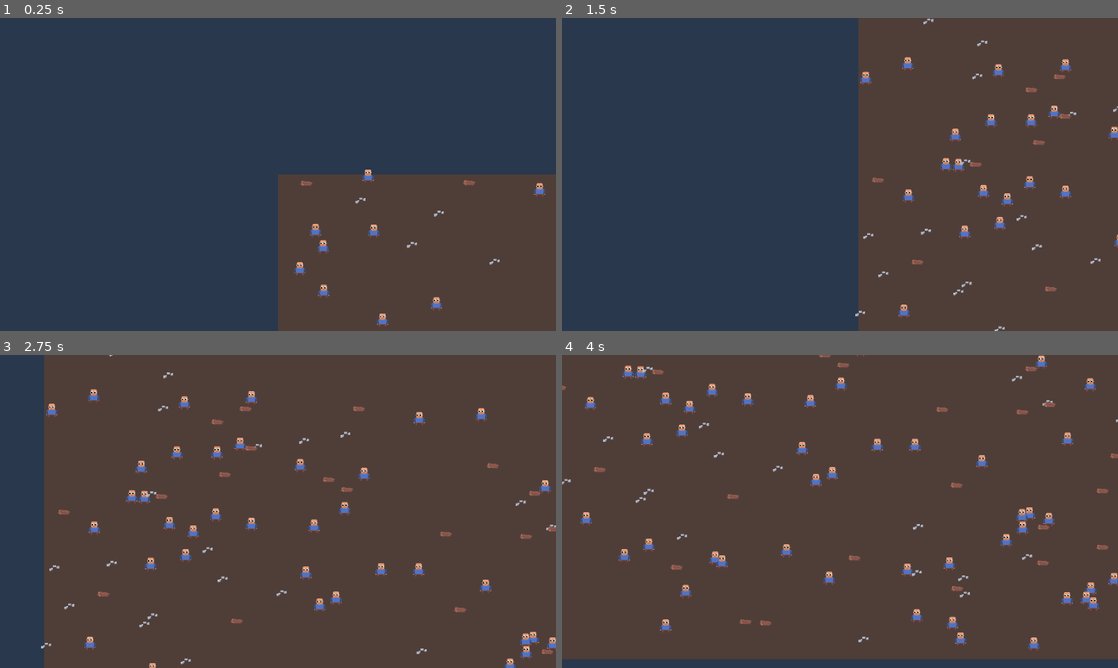
Above: before the commit, frames 1-4 (two rows, left to right).
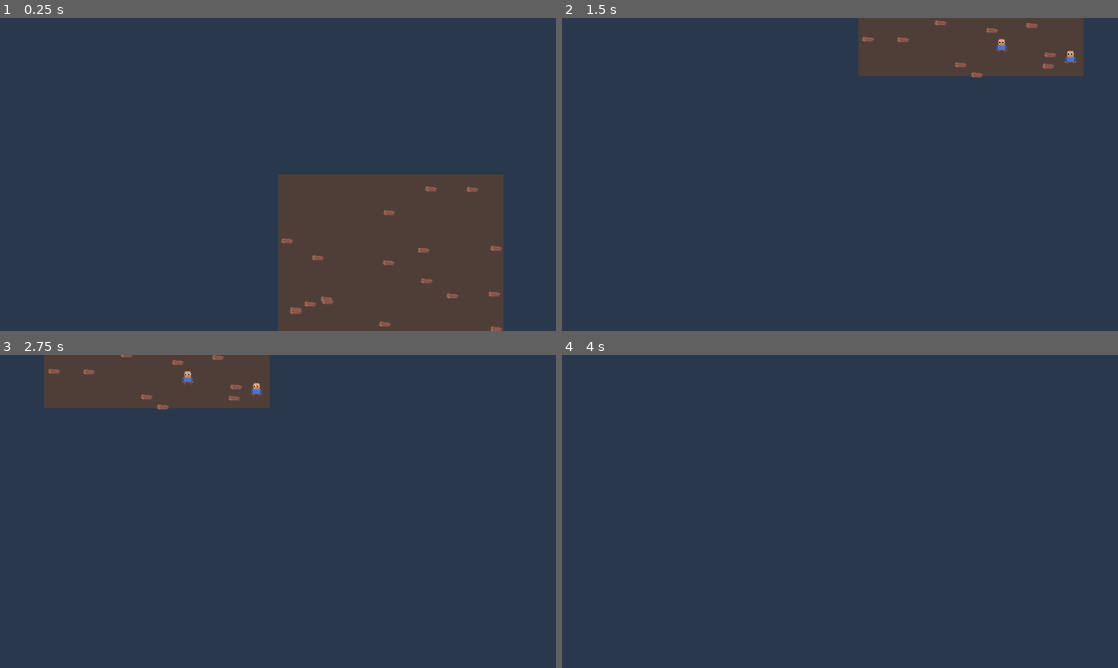
Above: after the commit, the same moments.

Repository: speakk/gnome_village
Game: Godot game, scene res://main.tscn
The game is run twice, just before and just after one commit, with the same random seed, the same clock (stepped at 60 frames per second) and the same inputs.
Inputs (mouse positions are in pixels of both pictures, inside the frame that each line leads up to):
- Up to frame 1 (0.25 s): no input
- Up to frame 2 (1.5 s): tap Enter at 0.5 s; move the mouse to (962, 158) at 0.52 s; hold S (pan_camera_down) 0.53-1.28 s; move the mouse to (728, 190) at 1.27 s; tap A (pan_camera_left) at 1.35 s
- Up to frame 3 (2.75 s): move the mouse to (333, 442) at 2.02 s; hold D (pan_camera_right) from 2.03 s (still down)
- Up to frame 4 (4 s): move the mouse to (812, 574) at 2.77 s; release D (pan_camera_right) at 2.78 s; tap W (pan_camera_up) at 2.85 s; move the mouse to (1006, 558) at 3.52 s; hold S (pan_camera_down) from 3.53 s (still down)

The runs differ from the first frame. In frame 1, 5.7% of the frame differs, in the area x 50-100%, y 48-100%; in frame 2, 40%; in frame 3, 86%; in frame 4, 97%, in the area x 0-100%, y 0-98%.

Commit message:
Initial autotiling for walls

Diff:
--- a/MainMap.gd
+++ b/MainMap.gd
@@ -4,13 +4,13 @@
 
 @onready var BLUEPRINT := preload("res://blueprint/Blueprint.tscn")
 
-const MAP_SIZE_X: int = 60
-const MAP_SIZE_Y: int = 40
+const MAP_SIZE_X: int = 15
+const MAP_SIZE_Y: int = 15
 const CELL_SIZE := Vector2i(24, 24)
 
 
 enum Layers {
-	Ground, Building, Materials
+	Ground, Building, Materials, Blueprint
 }
 #
 #const Layers.Ground = 0
@@ -26,26 +26,32 @@
 	add_layer(Layers.Ground)
 	add_layer(Layers.Building)
 	add_layer(Layers.Materials)
+	add_layer(Layers.Blueprint)
+
 
 	for x in MAP_SIZE_X:
 		for y in MAP_SIZE_Y:
 			set_cell(Layers.Ground, Vector2i(x, y), tile_set.get_source_id(0), Vector2i(0, 0))
 
 	# TODO: Instead of this, keep a proper x-y map of entities so you don't have to rely on tile_data
-	set_layer_modulate(Layers.Building, Color.TRANSPARENT)
+	#set_layer_modulate(Layers.Building, Color.TRANSPARENT)
 	set_layer_modulate(Layers.Ground, Color(0.7, 0.7, 0.7))
+	set_layer_modulate(Layers.Blueprint, Color(0.5, 0.5, 1.0, 0.5))
+
+	Events.blueprint_finished.connect(_blueprint_finished)
 
 	Events.map_ready.emit(self)
 
 func _process(delta: float) -> void:
 	if Input.is_action_pressed("map_interact_a"):
 		var tile_position: Vector2i = local_to_map(get_local_mouse_position())
-		var tile_data: TileData = get_cell_tile_data(Layers.Building, tile_position)
+		var source_id := get_cell_source_id(Layers.Building, tile_position)
+		var source_id2 := get_cell_source_id(Layers.Blueprint, tile_position)
 
 	# 	TODO: Instead of this, keep a proper x-y map of entities so you don't have to rely on tile_data
-		if not tile_data:
-			set_cell(Layers.Building, tile_position, tile_set.get_source_id(0), Vector2i(1, 0))
-
+		if source_id < 0 and source_id2 < 0:
+			#set_cell(Layers.Blueprint, tile_position, tile_set.get_source_id(1), Vector2i(1, 0))
+			set_cells_terrain_connect(Layers.Blueprint, [tile_position], 0, 0)
 
 			#var blueprint := Blueprint.new().initialize(BuildingTypes.BuildingType.Wall)
 			var blueprint := (BLUEPRINT.instantiate() as Blueprint).initialize(BuildingTypes.BuildingType.Wall)
@@ -54,3 +60,10 @@
 			get_tree().root.get_node("Main").add_child(blueprint)
 
 			Events.blueprint_placed.emit(tile_position, blueprint)
+
+func _blueprint_finished(blueprint: Blueprint) -> void:
+	var tile_position := local_to_map(blueprint.global_position)
+	#set_cells_terrain_connect(Layers.Blueprint, [tile_position], 0, 0)
+	set_cell(Layers.Blueprint, tile_position, tile_set.get_source_id(1), Vector2i(-1, -1))
+	set_cells_terrain_connect(Layers.Building, [tile_position], 0, 0)
+	#set_cell(Layers.Blueprint, tile_position, tile_set.get_source_id(1), Vector2i(1, 0))
--- a/PathFinder.gd
+++ b/PathFinder.gd
@@ -21,11 +21,43 @@
 func get_point_path(from: Vector2i, to: Vector2i) -> PackedVector2Array:
 	return astar_grid.get_point_path(from, to)
 
+func is_position_solid(coordinates: Vector2i) -> bool:
+	return astar_grid.is_point_solid(coordinates)
+
+var all_directions: Array[Vector2i] = [
+	Vector2i(-1, -1),
+	Vector2i(0, -1),
+	Vector2i(1, -1),
+	Vector2i(1, 0),
+	Vector2i(1, 1),
+	Vector2i(0, 1),
+	Vector2i(-1, 1),
+	Vector2i(-1, 0),
+]
+
+func get_surrounding_coordinates(center_coordinate: Vector2i) -> Array[Vector2i]:
+	var surrounding: Array[Vector2i] = []
+	for direction in all_directions:
+		var coordinate := center_coordinate + direction
+		surrounding.push_back(coordinate)
+
+	return surrounding
+
+# TODO: This only checks immediate surrounding tiles, no further
+func get_closest_free_point(coordinate: Vector2i) -> Variant:
+	var surrounding_coordinates := get_surrounding_coordinates(coordinate)
+	surrounding_coordinates.shuffle()
+	for surrounding_coordinate in surrounding_coordinates:
+		if not is_position_solid(surrounding_coordinate):
+			return surrounding_coordinate
+
+	return null
+
 func get_id_path(from: Vector2i, to: Vector2i) -> PackedVector2Array:
 	print("Getting id path")
 	var found_path := astar_grid.get_id_path(from, to)
-	if found_path:
-		found_path.pop_back()
+	#if found_path:
+	#	found_path.pop_back()
 
 	return found_path
 	#return astar_grid.get_id_path(from, to)
--- a/blueprint/Blueprint.tscn
+++ b/blueprint/Blueprint.tscn
@@ -14,6 +14,7 @@
 script = ExtResource("1_rypgn")
 
 [node name="Sprite2D" type="Sprite2D" parent="."]
+visible = false
 texture = ExtResource("2_2rs4v")
 hframes = 4
 frame = 1
--- a/main.gd
+++ b/main.gd
@@ -8,15 +8,15 @@
 	var map_size_real_x := MainMap.MAP_SIZE_X * 24 / test_divider
 	var map_size_real_y := MainMap.MAP_SIZE_Y * 24 / test_divider
 
-	for i in 100:
+	for i in 2:
 		var settler := SETTLER.instantiate()
 		settler.global_position = Vector2(randf_range(0, map_size_real_x), randf_range(0, map_size_real_y))
 		add_child(settler)
 
-	var material_types: Array[CraftingMaterials.CraftingMaterialId] = [CraftingMaterials.CraftingMaterialId.Wood, CraftingMaterials.CraftingMaterialId.Stone]
-	#var material_types: Array[CraftingMaterials.CraftingMaterialId] = [CraftingMaterials.CraftingMaterialId.Wood]
+	#var material_types: Array[CraftingMaterials.CraftingMaterialId] = [CraftingMaterials.CraftingMaterialId.Wood, CraftingMaterials.CraftingMaterialId.Stone]
+	var material_types: Array[CraftingMaterials.CraftingMaterialId] = [CraftingMaterials.CraftingMaterialId.Wood]
 
-	for i in 100:
+	for i in 30:
 		var material_on_ground := (MATERIAL_ON_GROUND.instantiate() as MaterialOnGround).initialize(material_types.pick_random())
 		material_on_ground.global_position = Vector2(randf_range(0, map_size_real_x), randf_range(0, map_size_real_y))
 		add_child(material_on_ground)
--- a/main_map.tscn
+++ b/main_map.tscn
@@ -1,6 +1,7 @@
-[gd_scene load_steps=5 format=3 uid="uid://b4nj0xntglt07"]
+[gd_scene load_steps=7 format=3 uid="uid://b4nj0xntglt07"]
 
 [ext_resource type="Texture2D" uid="uid://bntknuw5pjfhw" path="res://assets/tilesheet.png" id="1_fv3c2"]
+[ext_resource type="Texture2D" uid="uid://dtg4ryorbpwuw" path="res://assets/wall_autotiles.png" id="2_0nr5e"]
 [ext_resource type="Script" path="res://MainMap.gd" id="2_c6gph"]
 
 [sub_resource type="TileSetAtlasSource" id="TileSetAtlasSource_xylra"]
@@ -9,9 +10,99 @@
 0:0/0 = 0
 1:0/0 = 0
 
+[sub_resource type="TileSetAtlasSource" id="TileSetAtlasSource_6kq6j"]
+texture = ExtResource("2_0nr5e")
+texture_region_size = Vector2i(24, 24)
+0:0/0 = 0
+0:0/0/terrain_set = 0
+0:0/0/terrain = 0
+0:0/0/terrains_peering_bit/bottom_side = 0
+1:0/0 = 0
+1:0/0/terrain_set = 0
+1:0/0/terrain = 0
+1:0/0/terrains_peering_bit/right_side = 0
+1:0/0/terrains_peering_bit/bottom_side = 0
+2:0/0 = 0
+2:0/0/terrain_set = 0
+2:0/0/terrain = 0
+2:0/0/terrains_peering_bit/right_side = 0
+2:0/0/terrains_peering_bit/bottom_side = 0
+2:0/0/terrains_peering_bit/left_side = 0
+3:0/0 = 0
+3:0/0/terrain_set = 0
+3:0/0/terrain = 0
+3:0/0/terrains_peering_bit/bottom_side = 0
+3:0/0/terrains_peering_bit/left_side = 0
+0:1/0 = 0
+0:1/0/terrain_set = 0
+0:1/0/terrain = 0
+0:1/0/terrains_peering_bit/bottom_side = 0
+0:1/0/terrains_peering_bit/top_side = 0
+1:1/0 = 0
+1:1/0/terrain_set = 0
+1:1/0/terrain = 0
+1:1/0/terrains_peering_bit/right_side = 0
+1:1/0/terrains_peering_bit/bottom_side = 0
+1:1/0/terrains_peering_bit/top_side = 0
+2:1/0 = 0
+2:1/0/terrain_set = 0
+2:1/0/terrain = 0
+2:1/0/terrains_peering_bit/right_side = 0
+2:1/0/terrains_peering_bit/bottom_side = 0
+2:1/0/terrains_peering_bit/left_side = 0
+2:1/0/terrains_peering_bit/top_side = 0
+3:1/0 = 0
+3:1/0/terrain_set = 0
+3:1/0/terrain = 0
+3:1/0/terrains_peering_bit/bottom_side = 0
+3:1/0/terrains_peering_bit/left_side = 0
+3:1/0/terrains_peering_bit/top_side = 0
+0:2/0 = 0
+0:2/0/terrain_set = 0
+0:2/0/terrain = 0
+0:2/0/terrains_peering_bit/top_side = 0
+1:2/0 = 0
+1:2/0/terrain_set = 0
+1:2/0/terrain = 0
+1:2/0/terrains_peering_bit/right_side = 0
+1:2/0/terrains_peering_bit/top_side = 0
+2:2/0 = 0
+2:2/0/terrain_set = 0
+2:2/0/terrain = 0
+2:2/0/terrains_peering_bit/right_side = 0
+2:2/0/terrains_peering_bit/left_side = 0
+2:2/0/terrains_peering_bit/top_side = 0
+3:2/0 = 0
+3:2/0/terrain_set = 0
+3:2/0/terrain = 0
+3:2/0/terrains_peering_bit/left_side = 0
+3:2/0/terrains_peering_bit/top_side = 0
+0:3/0 = 0
+0:3/0/terrain_set = 0
+0:3/0/terrain = 0
+1:3/0 = 0
+1:3/0/terrain_set = 0
+1:3/0/terrain = 0
+1:3/0/terrains_peering_bit/right_side = 0
+2:3/0 = 0
+2:3/0/terrain_set = 0
+2:3/0/terrain = 0
+2:3/0/terrains_peering_bit/right_side = 0
+2:3/0/terrains_peering_bit/left_side = 0
+3:3/0 = 0
+3:3/0/terrain_set = 0
+3:3/0/terrain = 0
+3:3/0/terrains_peering_bit/left_side = 0
+10:3/0 = 0
+11:3/0 = 0
+
 [sub_resource type="TileSet" id="TileSet_17sb5"]
 tile_size = Vector2i(24, 24)
+terrain_set_0/mode = 0
+terrain_set_0/terrain_0/name = "Terrain 0"
+terrain_set_0/terrain_0/color = Color(0.5, 0.34375, 0.25, 1)
 sources/0 = SubResource("TileSetAtlasSource_xylra")
+sources/1 = SubResource("TileSetAtlasSource_6kq6j")
 
 [node name="MainMap" type="TileMap"]
 tile_set = SubResource("TileSet_17sb5")
--- a/settler/settler.gd
+++ b/settler/settler.gd
@@ -2,7 +2,7 @@
 
 class_name Settler
 
-const TARGET_DISTANCE_TRESHOLD := MainMap.CELL_SIZE.x * 1.2
+const TARGET_DISTANCE_TRESHOLD := MainMap.CELL_SIZE.x * 1.1
 
 var walk_speed := 100.0
 var build_speed := 0.3
@@ -16,6 +16,9 @@
 
 var path: Variant # PackedVector2Array | Null
 var current_path_index: int = 0
+
+var valid_position_timer := 0.0
+var valid_position_interval := 1.0
 
 # TODO: If we end up needing this elsewhere, stick it somewhere global
 # This is copied from Beehive which doesn't expose a name for the enum
@@ -86,6 +89,12 @@
 
 	move_and_slide(delta)
 
+	# TODO: Handle this betterer at some point
+	valid_position_timer += delta
+	if valid_position_timer >= valid_position_interval:
+		ensure_valid_position()
+		valid_position_timer = 0
+
 func get_current_task() -> Task:
 	return current_task
 
@@ -118,11 +127,18 @@
 		current_path_index = 0
 	target = _target
 
-func check_if_in_valid_position() -> void:
-	pass
+func ensure_valid_position() -> void:
+	if not is_in_valid_position():
+		var free_coordinate := PathFinder.get_closest_free_point(Globals.get_map().local_to_map(global_position)) as Vector2i
+		if free_coordinate:
+			var new_position := Globals.get_map().map_to_local(free_coordinate)
+			global_position = new_position
+
+func is_in_valid_position() -> bool:
+	return not PathFinder.is_position_solid(Globals.get_map().local_to_map(global_position))
 
 func set_build_target(_build_target: Variant) -> void:
 	build_target = _build_target
 
 func is_next_to_target(_target: Vector2) -> bool:
-	return global_position.distance_to(_target) <= TARGET_DISTANCE_TRESHOLD * 2
+	return global_position.distance_to(_target) <= TARGET_DISTANCE_TRESHOLD
--- a/task_handler/TaskHandler.gd
+++ b/task_handler/TaskHandler.gd
@@ -37,7 +37,8 @@
 			return a.global_position.distance_to(target) < b.global_position.distance_to(target)
 		)
 
-		return available.front()
+		if available.size() > 0:
+			return available.front()
 
 	else:
 		for settler in settlers:
--- a/tasks/actions/GetItemAmount.gd
+++ b/tasks/actions/GetItemAmount.gd
@@ -11,6 +11,9 @@
 		print("FAILED at GetItemAmount", target_item)
 		return FAILURE
 
+	if not actor.is_next_to_target(target_item.get_parent().global_position):
+		return FAILURE
+
 	target_item.amount -= amount
 	actor.get_node("Inventory").add_item_amount(target_item.id, amount)
 	return SUCCESS
--- a/tasks/actions/PutItemToInventory.gd
+++ b/tasks/actions/PutItemToInventory.gd
@@ -8,6 +8,9 @@
 
 @warning_ignore("untyped_declaration")
 func tick(actor: Node, blackboard: Blackboard) -> int:
+	if not actor.is_next_to_target(target_inventory.get_parent().global_position):
+		return FAILURE
+
 	actor.get_node("Inventory").remove_item_amount(item_id, amount)
 	target_inventory.add_item_amount(item_id, amount)
 	return SUCCESS
Binary file added: assets/wall_autotiles.aseprite
Binary file added: assets/wall_autotiles.png
Not shown, added: assets/wall_autotiles.png.import
